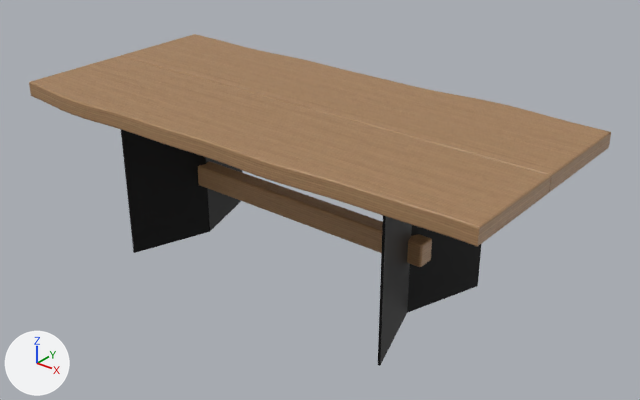
Renders of the glTF model models/table-raia-220.glb from each side of a commit.
Camera for both pictures: a 50 mm lens placed at (2.18, -2.59, 1.97), pointed at (0.08, 0.04, 0.34). The axes (+X, +Y, +Z) are drawn at lower left. The lights are the same throughout. The picture after the commit comes second. Where no turn or scale is listed for an object, it has been applied to the vertices. Vertices at exactly the same position are counted once.
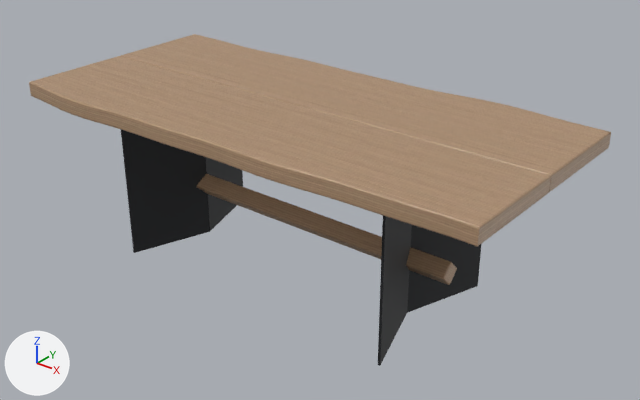
Where the newer file only moved an object's origin or applied its transform, the numbers keep the older frame.

Location of each change, [x1, y1, x2, y2] in pixels of the pictures (640 x 400 px; the box of a moved part takes in the faces that stretch with it):
'Mesh_0', surface changed, reshaped (8% taller)
    before: [29, 34, 611, 267]
    after: [29, 34, 611, 285]
'Mesh_1', recoloured
    both: [121, 130, 481, 366]
part 1 of me_mesh_0, moved or reshaped
    before: [198, 161, 432, 267]
    after: [197, 174, 457, 285]

Diff of the bpy script that builds the scene:
```diff
--- a/models/table-raia-220.glb.py
+++ b/models/table-raia-220.glb.py
@@ mat_suar @@
 n2 = _N.new('ShaderNodeMix'); n2.name = 'Mix'
 n2.inputs[0].default_value = 1.0  # 'Factor'
-n2.inputs[7].default_value = (0.888, 0.716, 0.503, 1.0)  # 'B', beige #f2dcbc
+n2.inputs[7].default_value = (1.0, 0.905, 0.791, 1.0)  # 'B', pale yellow #fff4e6
 n3 = _N.new('ShaderNodeTexImage'); n3.name = 'Image Texture'
@@ mat_black_lacquer @@
+mat_black_lacquer = principled_material('black lacquer')
+mat_black_lacquer.base_color = (0.0185, 0.0203, 0.0232)  # black #25272a
+mat_black_lacquer.metallic = 0.2
+mat_black_lacquer.roughness = 0.55
@@ me_mesh_0 @@
 # used by ob_mesh_0; location = (0.0, 0.0, 0.505)
-me_mesh_0.from_pydata(...)  # 1720 vertices, 3428 faces; spans x -1.1..1.1, y -0.53..0.53, z -0.26..0.26
+me_mesh_0.from_pydata(...)  # 1720 vertices, 3428 faces; spans x -1.1..1.1, y -0.53..0.53, z -0.31..0.26
+# me_mesh_0 part 1: the loose piece of 152 vertices spanning x -0.64..0.64, y -0.04..0.04, z -0.26..-0.15 is multiplied about its middle by the matrix ((1.177, 0.0, 0.0), (0.0, 0.697, -0.542), (0.0, 0.697, 0.542)), then moved by (0.0, 0.0, -0.05)
 me_mesh_0.materials.append(mat_suar)
@@ me_mesh_1 @@
 me_mesh_1.from_pydata(...)  # 336 vertices, 648 faces; spans x -0.685..0.685, y -0.4..0.4, z -0.345..0.345
-me_mesh_1.materials.append(mat_black_steel)  # black #121212
+me_mesh_1.materials.append(mat_black_lacquer)  # black #25272a
```
